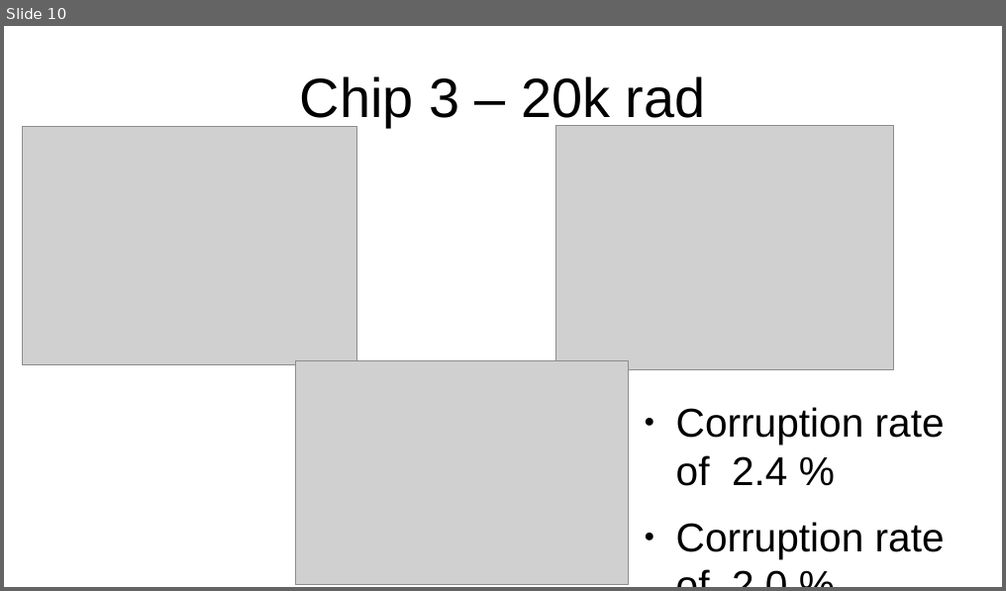
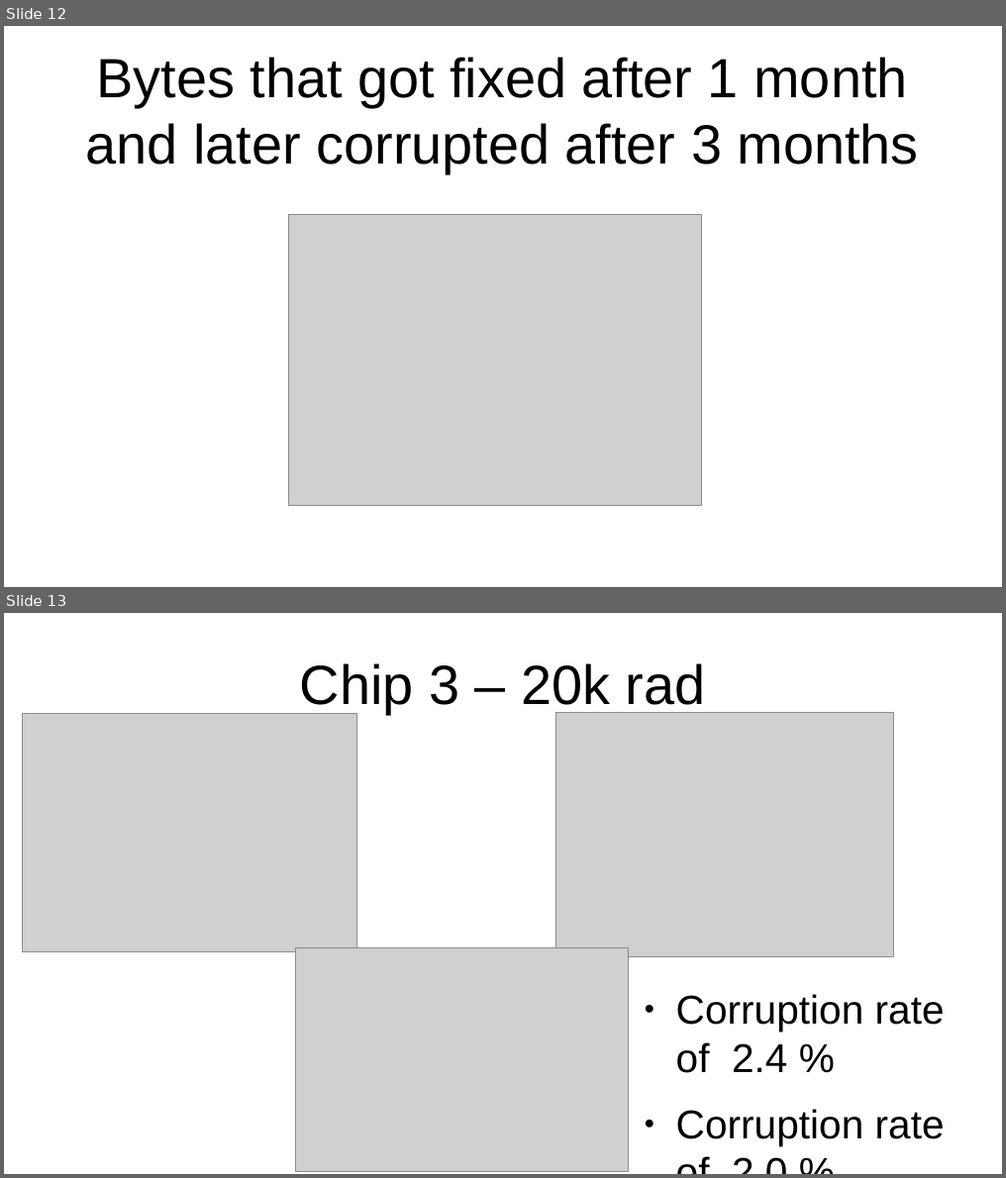
Before and after one commit to wydglif/relaxed_data_research, a slide deck: relaxed_data analysis.pptx. Shown one above the other, each under a label of ours: slide 10 before the commit, slides 12 and 13 after it. The pictures are 1006x591 and 1006x1178 pixels, drawn with LibreOffice and Linux fonts; fonts in the diff are those of the drawing; grey boxes stand for pictures. Boxes give left, top, right and bottom in pixels: in the first picture for what was removed or moved away, otherwise in the second. Text is boxed around its words. In the diff, an @@ line names an element or a change of style, - is before the commit and + after.

```diff
--- a/relaxed_data analysis.pptx
+++ b/relaxed_data analysis.pptx
@@ slide 12 added at (4,26,1002,587), background #FFFFFF @@
@@ text added at (86,57,919,174), 44 pt, text #000000 @@
+Bytes that got fixed after 1 month and later corrupted after 3 months
@@ picture added at (289,214,701,506) @@
@@ what was slide 10 is now slide 13 @@
```
Also in this commit, not shown: 8 other slides added, 5 slides removed, 8 other files.
